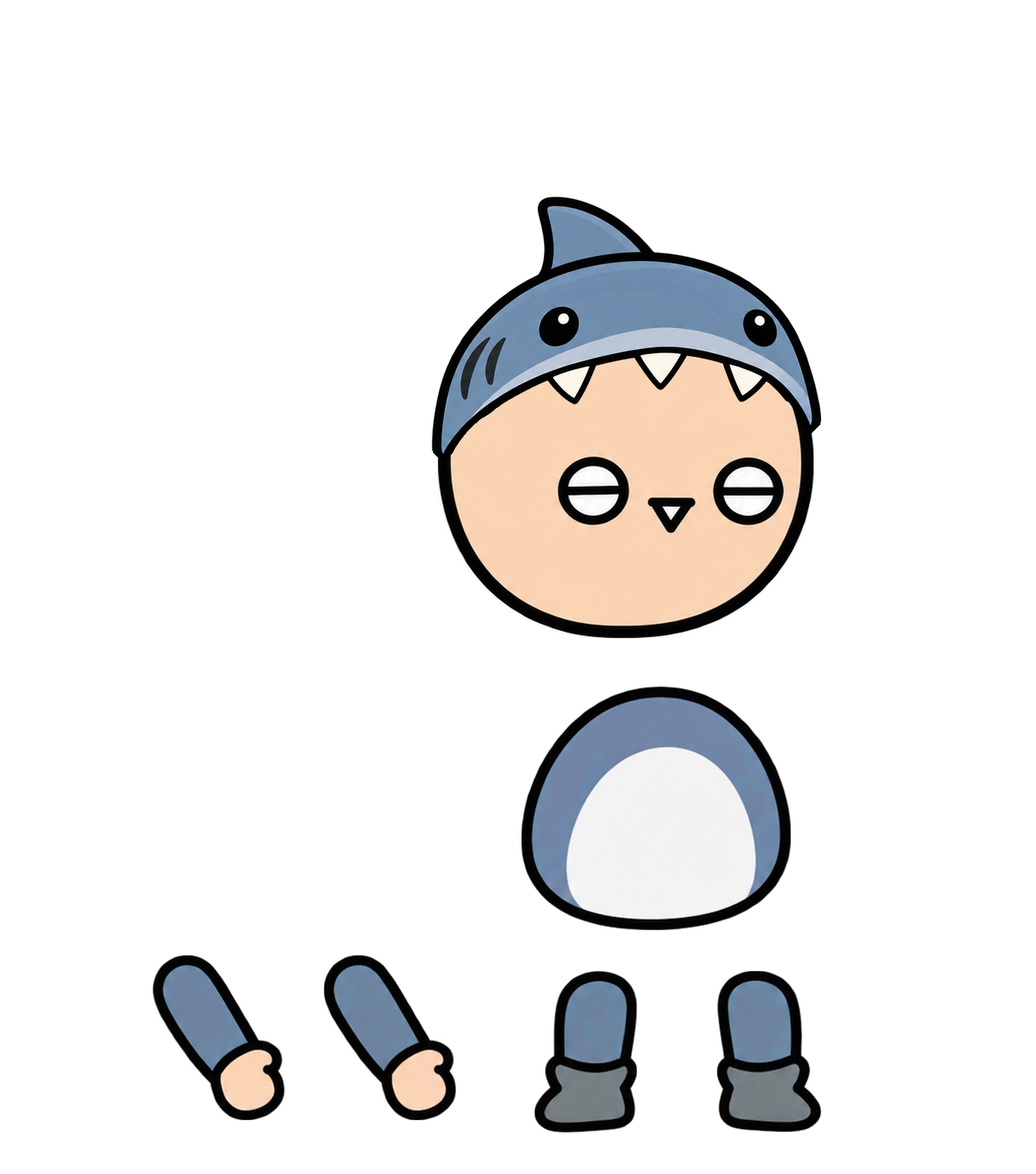
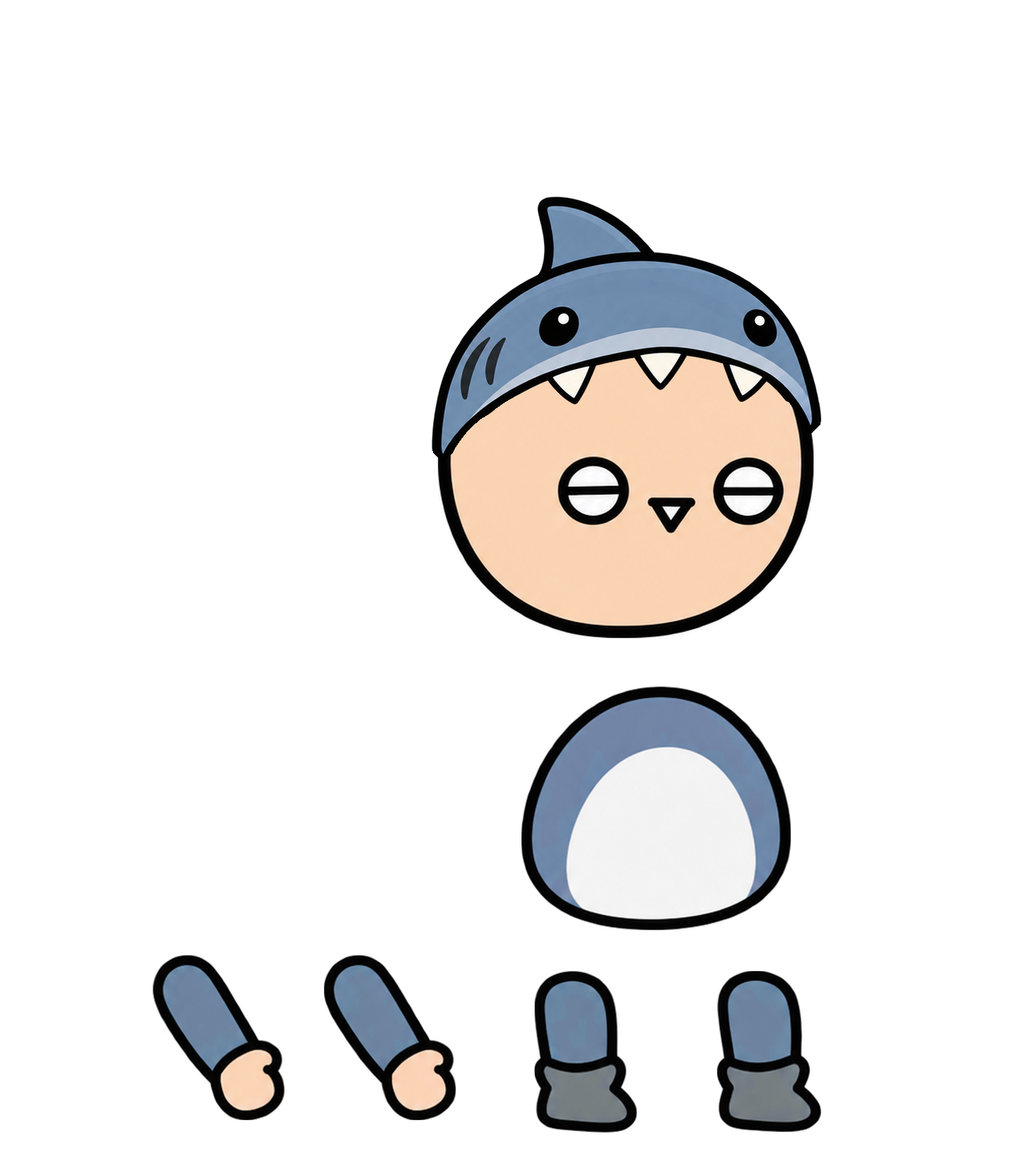
Two versions of the same layered image (w=1036, h=1174). Layer-by-layer changes:
painted on "다리1" over left=534, top=970, right=637, bottom=1133
